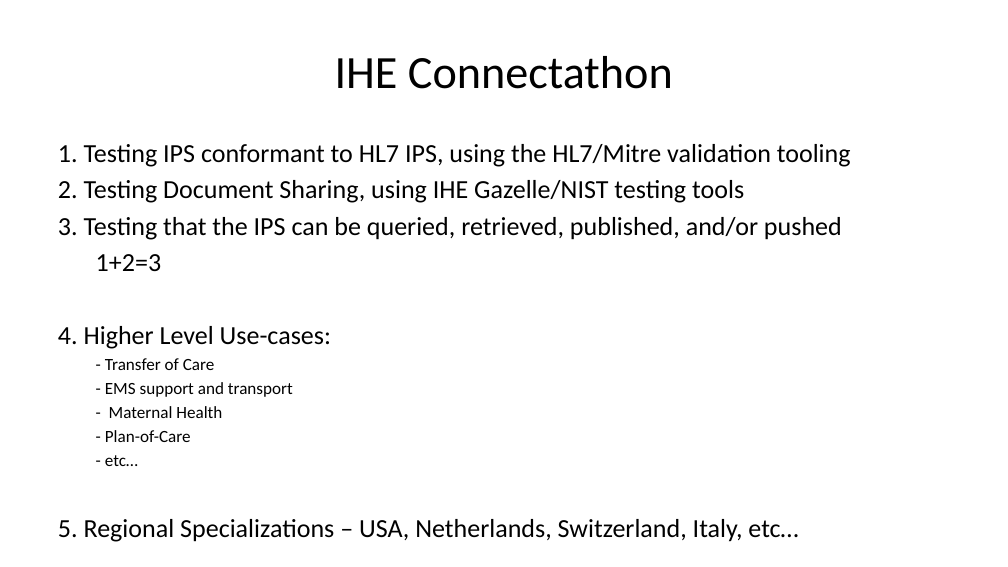
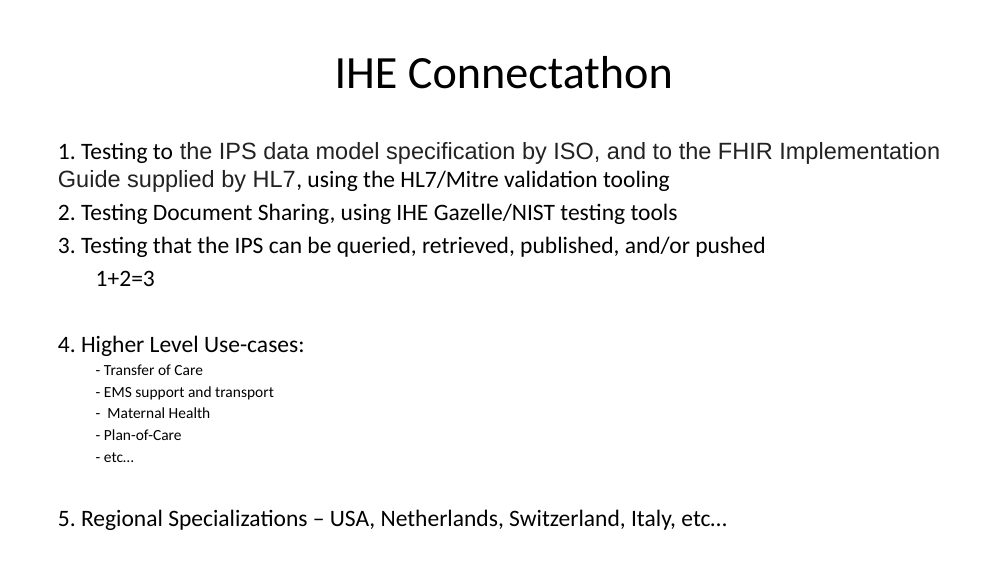
Before and after one commit to IHE/IT-Infrastructure, a slide deck: slide 26 of Presentations/IHE_ITI_sIPS.pptx (slide 18 before the commit). Drawn at 1008x567 pixels with LibreOffice and Linux fonts; fonts in the diff are those of the drawing; background and template pictures are left out. Boxes give left, top, right and bottom in pixels: in the first picture for what was removed or moved away, otherwise in the second. Text is boxed around its words. In the diff, an @@ line names an element or a change of style, - is before the commit and + after.

```diff
--- a/Presentations/IHE_ITI_sIPS.pptx
+++ b/Presentations/IHE_ITI_sIPS.pptx
@@ text at [58,142,940,192]: text changed; size 24.8 to 22.4 pt; font Calibri to Arial; text colour #000000 to #222222 @@
-1. Testing IPS conformant to HL7 IPS, using the HL7/Mitre validation tooling
+1. Testing to the IPS data model specification by ISO, and to the FHIR Implementation Guide supplied by HL7, using the HL7/Mitre validation tooling
@@ text at [58,203,765,530]: size 24.8 to 22.4 pt in "2. Testing Document Sharing, using IHE Gazelle/NIST ...", "3. Testing that the IPS can be ...", "1+2=3", "4. Higher Level Use-cases:" and 1 more places; size 16.3 to 14.7 pt in "- Transfer of Care", "- EMS support and transport", "- Maternal Health", "- Plan-of-Care" and 1 more places @@
```
Also in this commit, not shown: 12 other slides changed, 8 slides added, 1 other file.
